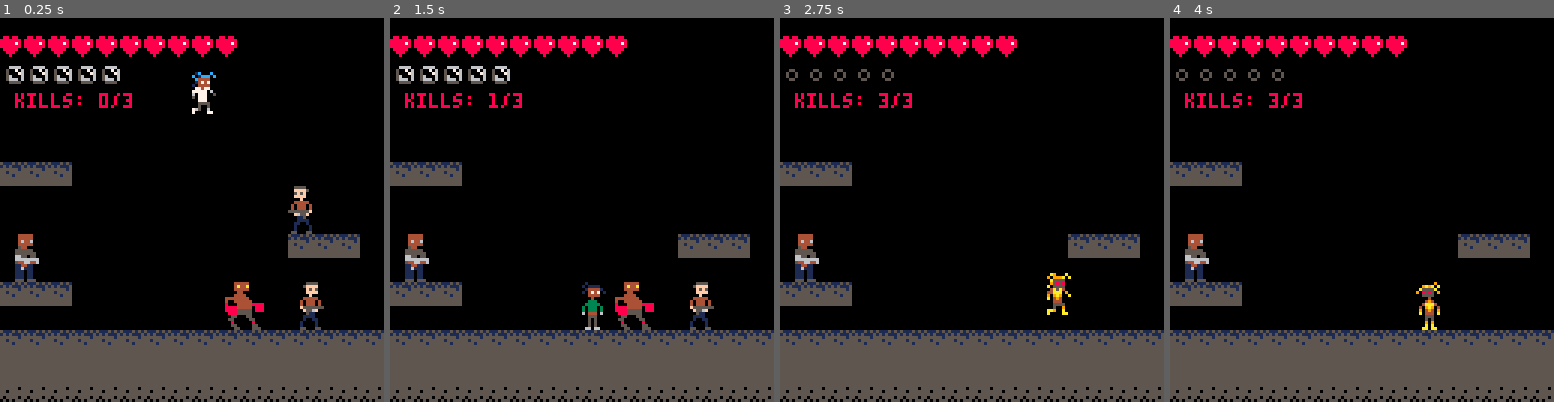
Above: before the commit, frames 1-4 (left to right).
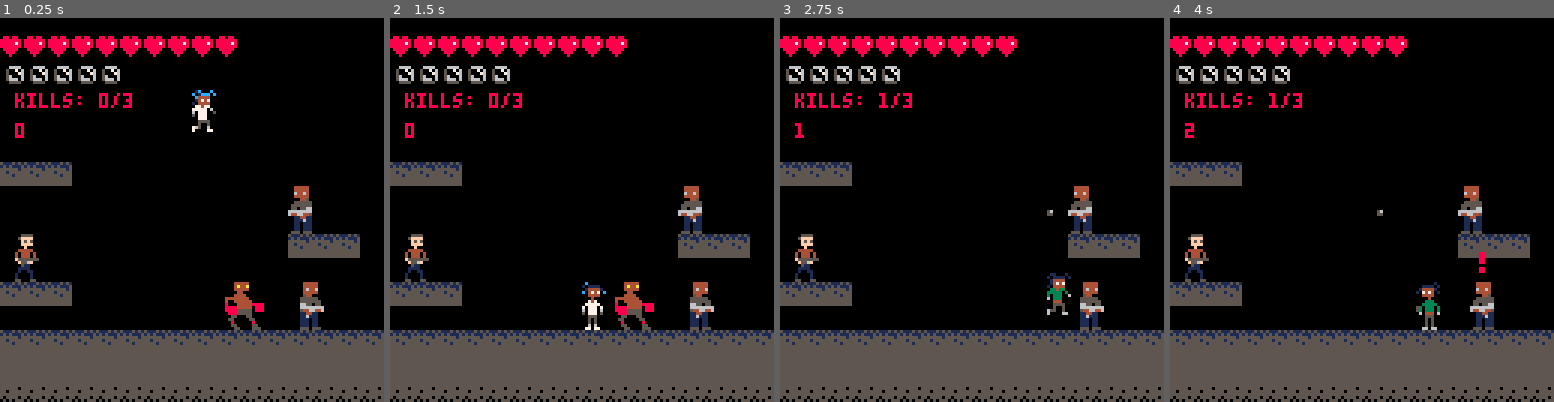
Above: after the commit, the same moments.

Repository: xMunchy/Mirror_Image
Game: PICO-8 cartridge prog.p8
Same seed, same stepped clock (60 frames per second), same inputs: the game is played once before the commit and once after it.
Inputs:
- Up to frame 1 (0.25 s): no input
- Up to frame 2 (1.5 s): tap O (Z key) at 0.7 s
- Up to frame 3 (2.75 s): hold Right 1.6-2.1 s; tap O (Z key) at 1.7, 2.1, 2.5 s; hold Up 2.15-2.42 s; hold Right from 2.47 s (still down)
- Up to frame 4 (4 s): tap O (Z key) at 2.9, 3.3, 3.7 s; release Right at 3.03 s; hold Left 3.08-3.58 s; hold Down 3.63-3.97 s

The runs differ from the first frame. In frame 1, 2.0% of the frame differs, in the area x 3-85%, y 14-82%; in frame 2, 1.8%; in frame 3, 2.7%; in frame 4, 2.8%, in the area x 1-85%, y 12-82%.

Commit message:
Add enemy shooting without collision

Diff:
--- a/prog.p8
+++ b/prog.p8
@@ -3,67 +3,66 @@
 __lua__
 --init
 function _init()
- -- game variables --
- prev_t = time()
- pot_kills = 0 --total potential kills
- level = 0
- kill_limit = 3 --per level
-
- -- player static variables --
- player = {}
- player.max_hp = 10
- morality = {1,2,3}
- --sprites = {idle,walk1,walk2,crouch_idle,crouch_move,jump,attack}
- neutral_sprites = {1,3,4,2,18,5,6}
- evil_sprites = {32,34,35,33,49,36,37}
- good_sprites = {38,40,41,39,55,42,43}
- sprites = {neutral_sprites,evil_sprites,good_sprites}
- --size by 8x8 chunks
- --size = {idle,walk1,walk2,crouch_idle,crouch_move,jump,attack}
- neutral_w = {1,1,1,1,1,1,1}
- neutral_h = {2,2,2,1,1,2,2}
- evil_w = {1,1,1,1,1,1,1}
- evil_h = {2,2,2,1,1,2,2}
- good_w = {1,1,1,1,1,1,1}
- good_h = {2,2,2,1,1,2,2}
- w = {neutral_w,evil_w,good_w}
- h = {neutral_h,evil_h,good_h}
- --size by pixels
- --size = {idle,walk1,walk2,crouch_idle,crouch_move,jump,attack}
- neutral_pw = {8,8,8,8,8,8,8}
- neutral_ph = {16,16,16,8,8,16,16}
- evil_pw = {8,8,8,8,8,8,8}
- evil_ph = {16,16,16,8,8,16,16}
- good_pw = {8,8,8,8,8,8,8}
- good_ph = {16,16,16,8,8,16,16}
- pw = {neutral_pw,evil_pw,good_pw}
- ph = {neutral_ph,evil_ph,good_ph}
- --speed = {walking, crouching, jumping}
- neutral_speed = {32,16,32}
- evil_speed = {32,16,32}
- good_speed = {32,16,32}
- speed = {neutral_speed,evil_speed,good_speed}
- --attribute sprites
- --health_sp = {full,empty}
- health_sp = {44,60}
- --blast_sp = {full,empty}
- blast_sp = {45,61}
+  -- game variables --
+  prev_t = time()
+  pot_kills = 0 --total potential kills
+  level = 0
+  kill_limit = 3 --per level
+
+  -- player static variables --
+  player = {}
+  player.max_hp = 10
+  morality = {1,2,3}
+  --sprites = {idle,walk1,walk2,crouch_idle,crouch_move,jump,attack}
+  neutral_sprites = {1,3,4,2,18,5,6}
+  evil_sprites = {32,34,35,33,49,36,37}
+  good_sprites = {38,40,41,39,55,42,43}
+  sprites = {neutral_sprites,evil_sprites,good_sprites}
+  --size by 8x8 chunks
+  --size = {idle,walk1,walk2,crouch_idle,crouch_move,jump,attack}
+  neutral_w = {1,1,1,1,1,1,1}
+  neutral_h = {2,2,2,1,1,2,2}
+  evil_w = {1,1,1,1,1,1,1}
+  evil_h = {2,2,2,1,1,2,2}
+  good_w = {1,1,1,1,1,1,1}
+  good_h = {2,2,2,1,1,2,2}
+  w = {neutral_w,evil_w,good_w}
+  h = {neutral_h,evil_h,good_h}
+  --size by pixels
+  --size = {idle,walk1,walk2,crouch_idle,crouch_move,jump,attack}
+  neutral_pw = {8,8,8,8,8,8,8}
+  neutral_ph = {16,16,16,8,8,16,16}
+  evil_pw = {8,8,8,8,8,8,8}
+  evil_ph = {16,16,16,8,8,16,16}
+  good_pw = {8,8,8,8,8,8,8}
+  good_ph = {16,16,16,8,8,16,16}
+  pw = {neutral_pw,evil_pw,good_pw}
+  ph = {neutral_ph,evil_ph,good_ph}
+  --speed = {walking, crouching, jumping}
+  neutral_speed = {32,16,32}
+  evil_speed = {32,16,32}
+  good_speed = {32,16,32}
+  speed = {neutral_speed,evil_speed,good_speed}
+  --attribute sprites
+  --health_sp = {full,empty}
+  health_sp = {44,60}
+  --blast_sp = {full,empty}
+  blast_sp = {45,61}
   -- player current variables --
-  player.s = 1 --sprite
-  player.s_w = 1 --sprite size
-  player.s_h = 2
-  player.w = 8 --size by pixels
-  player.h = player.max_hp
+  player.morality = morality[3]
+  player.s = sprites[player.morality][1] --sprite, idle
+  player.s_w = w[player.morality][1] --sprite size
+  player.s_h = h[player.morality][1]
+  player.w = pw[player.morality][1] --size by pixels
+  player.h = ph[player.morality][1]
   player.x = 0 --position
   player.y = 0
   player.flipped = false
-  player.speed = 32
+  player.speed = speed[1] --neutral speed
   player.is_crouching = false
-  player.hp = 10
+  player.hp = player.max_hp
   player.tot_kills = 0 --total kills
   player.is_stunned = false
-  player.is_evil = false
-  player.morality = morality[3]
   player.is_jumping = false
   player.can_triplej = false
 
@@ -81,15 +80,15 @@
 
  -- player blasts --
  blast = {}
- blast.s = 16
- blast.s_w = 1
+ blast.s = 16 --sprite
+ blast.s_w = 1 --size
  blast.s_h = 1
  blast.w = 8 --size by pixels
  blast.h = 6 --size by pixels
  blast.speed = 2 --speed of blasts
  blast.limit = 5 --max onscreen
- blast.wait = 0 --time between blasts
- blast.last = 0
+ blast.wait = 0.5 --time between blasts
+ blast.prevt = 0
 
 
  new_level(64,0,1,3)
@@ -110,12 +109,43 @@
  pot_kills += potk
  -- enemies --
  enemy = {} --kind 1 ez, 2 med, 3 hard
- enemy.s = {7,8,9}
+ enemy.s = {8,7,9}
  enemy.s_w = {1,1,2} --sprite size
  enemy.s_h = {2,2,2}
  enemy.w = {7,7,12} --size by pixels
  enemy.h = {16,16,16}
- spawn(lvl)
+ enemy.speed = {32,32,60}
+ enemy.range = {40,60,60}
+ enemy.surprised = 46
+ enemy.reload = 2 --time between shots
+ enemy.shoot_speed = 16
+ enemy.bullet = {}
+ enemy.bullet.s = 15 --sprite
+ enemy.bullet.s_h = 1 --size
+ enemy.bullet.s_w = 1
+ enemy.bullet.h = 2 --size by pixels
+ enemy.bullet.w = 2
+ --[[ enemy attributes
+ enemy[k].x
+ enemy[k].y
+ enemy[k].kind, 1 = easy, 2 = medium, 3 = hard
+ enemy[k].s, sprite
+ enemy[k].s_w, size
+ enemy[k].s_h
+ enemy[k].w, size by pixels
+ enemy[k].h
+ enemy[k].flipped, bool
+ enemy[k].is_dead, bool
+ enemy[k].speed
+ enemy[k].sees_you, bool, sees player
+ enemy[k].range, vision range
+ enemy[k].prev_shot, for reload time
+ enemy.bullet[i].x
+ enemy.bullet[i].y
+ enemy.bullet[i].direction
+ enemy.bullet[i].prevt, for moving bullet
+ ]]
+ spawn(lvl) --spawn enemies
 end
 
 function spawn(lvl)
@@ -239,7 +269,7 @@
    -time between blasts
 ]]
 function get_valid_blast()
- local dt = time() - blast.last
+ local dt = time() - blast.prevt
  if dt < blast.wait then
   return 0
  end
@@ -261,7 +291,7 @@
 function shoot()
  local k = get_valid_blast()
  if k != 0 then
-  blast.last = time() --time at latest shot
+  blast.prevt = time() --time at latest shot
   blast[k] = {}
   --find y of blast
   if player.is_crouching then
@@ -350,18 +380,22 @@
 x and y: position
 ]]
 function make_enemy(kind,x,y,flipped)
- local k = #enemy+1
- enemy[k] = {}
- enemy[k].x = x
- enemy[k].y = y
- enemy[k].kind = kind --1 ez, 2 med, 3 hard
- enemy[k].s = enemy.s[kind] --sprite
- enemy[k].s_w = enemy.s_w[kind] --size
- enemy[k].s_h = enemy.s_h[kind]
- enemy[k].w = enemy.w[kind]
- enemy[k].h = enemy.h[kind]
- enemy[k].flipped = flipped
- enemy[k].is_dead = false
+  local k = #enemy+1
+  enemy[k] = {}
+  enemy[k].x = x
+  enemy[k].y = y
+  enemy[k].kind = kind --1 ez, 2 med, 3 hard
+  enemy[k].s = enemy.s[kind] --sprite
+  enemy[k].s_w = enemy.s_w[kind] --size
+  enemy[k].s_h = enemy.s_h[kind]
+  enemy[k].w = enemy.w[kind]
+  enemy[k].h = enemy.h[kind]
+  enemy[k].flipped = flipped
+  enemy[k].is_dead = false
+  enemy[k].speed = enemy.speed[kind]
+  enemy[k].sees_you = false
+  enemy[k].range = enemy.range[kind]
+  enemy[k].prev_shot = 0
 end
 
 --[[
@@ -378,23 +412,98 @@
 enemy notices where player is
 ]]
 function enemy_notice(x1,x2,k)
- pmid = (x1+x2)/2
- emid = (2*enemy[k].x+enemy[k].w)/2
- if pmid <= emid then
-  enemy[k].flipped = false
- else
-  enemy[k].flipped = true
- end
+  enemy[k].sees_you = true
+  spr(enemy.surprised,enemy[k].x,enemy[k].y-10) --! exclamation mark
+  --if touched, face player
+  pmid = (x1+x2)/2
+  emid = (2*enemy[k].x+enemy[k].w)/2
+  if pmid <= emid then
+    enemy[k].flipped = false
+  else
+    enemy[k].flipped = true
+  end
+  --shoot at player
+  enemy_shoot(k)
+end
+
+function enemy_shoot(k)
+  local dt = time() - enemy[k].prev_shot
+  if dt < enemy.reload then return 0 end
+  enemy[k].prev_shot = time()
+  --find valid bullet
+  local valid = 0
+  for i=1,#enemy.bullet do
+    if enemy.bullet[i].y < 0 then
+      valid = i
+      break
+    end
+  end
+  if valid==0 then
+    valid = #enemy.bullet+1
+  end
+  --start shot
+  enemy.bullet[valid] = {}
+  enemy.bullet[valid].y = enemy[k].y+enemy[k].h/2
+  enemy.bullet[valid].prevt = time()
+  if enemy[k].flipped then
+    enemy.bullet[valid].x = enemy[k].x+enemy[k].w
+    enemy.bullet[valid].direction = 1
+  else
+    enemy.bullet[valid].x = enemy[k].x
+    enemy.bullet[valid].direction = -1
+  end
+end
+
+function enemy_move_bullet()
+  for i=1,#enemy.bullet do
+    if not (enemy.bullet[i].y < 0) then
+      local dt = time() - enemy.bullet[i].prevt
+      enemy.bullet[i].prevt = time()
+      enemy.bullet[i].x += enemy.bullet[i].direction*enemy.shoot_speed*dt
+      if enemy.bullet[i].x > 130 or enemy.bullet[i].x < -4 then
+        enemy.bullet[i].y = -100
+      end
+    end
+  end
+end
+
+function display_enemy_bullet()
+  for i=1,#enemy.bullet do
+    spr(enemy.bullet.s,enemy.bullet[i].x,enemy.bullet[i].y,enemy.bullet.s_h,enemy.bullet.s_w)
+  end
 end
 
 function display_enemies()
- for i=1,#enemy do
-  if not enemy[i].is_dead then
-   spr(enemy[i].s,enemy[i].x,enemy[i].y,enemy[i].s_w,enemy[i].s_h,enemy[i].flipped)
-  end
- end
-end
-
+  for i=1,#enemy do
+    if not enemy[i].is_dead then
+      spr(enemy[i].s,enemy[i].x,enemy[i].y,enemy[i].s_w,enemy[i].s_h,enemy[i].flipped)
+    end
+  end
+end
+
+function enemy_check_range()
+  local x1 = player.x
+  local x2 = player.x+player.w-1
+  local y1 = player.y
+  local y2 = player.y+player.h-1
+  for i=1,#enemy do
+    if not enemy[i].is_dead then
+      local y3 = enemy[i].y
+      local y4 = y3+enemy[i].h-1
+      --determine x values of vision box
+      local box1 = enemy[i].x-enemy[i].range
+      local box2 = enemy[i].x+enemy[i].w/2
+      if enemy[i].flipped then
+        box1 = enemy[i].x+0.5*enemy[i].w
+        box2 = box1+enemy[i].range
+      end
+      --rect(box1,y3,box2,y4,5)
+      if is_inside(x1,x2,y1,y2,box1,box2,y3,y4) then
+        enemy_notice(x1,x2,i)
+      end
+    end
+  end
+end
 -->8
 --collision and physics
 
@@ -493,24 +602,36 @@
   end
   --detect collision
   if not enemy[j].is_dead and
-     (
-     x1>=x3 and
-     x1<=x4
-     or
-     x2>=x3 and
-     x2<=x4
-     ) and
-     (
-     y1>=y3 and
-     y1<=y4
-     or
-     y2>=y3 and
-     y2<=y4
-     )
+     is_inside(x1,x2,y1,y2,x3,x4,y3,y4)
      then
    kill(i,j)
   end
  end
+end
+
+--[[
+if object 1 with x1,x2,y1,y2 is inside object 2 with x3,x4,y3,y4
+]]
+function is_inside(x1,x2,y1,y2,x3,x4,y3,y4)
+  if
+       (
+       x1>=x3 and
+       x1<=x4
+       or
+       x2>=x3 and
+       x2<=x4
+       ) and
+       (
+       y1>=y3 and
+       y1<=y4
+       or
+       y2>=y3 and
+       y2<=y4
+       ) then
+    return true
+  else
+    return false
+  end
 end
 
 --[[
@@ -535,21 +656,7 @@
   end
   --collision detection
   if not enemy[j].is_dead and
-     (
-     x1>=x3 and
-     x1<=x4
-     or
-     x2>=x3 and
-     x2<=x4
-     )
-     and
-     (
-     y1>=y3 and
-     y1<=y4
-     or
-     y2>=y3 and
-     y2<=y4
-     ) then
+     is_inside(x1,x2,y1,y2,x3,x4,y3,y4) then
    enemy_notice(x1,x2,j)
   end
  end
@@ -639,28 +746,32 @@
  if(player.is_stunned) stop_stun()
  fall()
  move_blasts()
+ enemy_move_bullet()
  touch_enemy()
 end
 
 function _draw()
- cls()
- map(0,0,0,0)
- display_enemies()
- display_blasts()
- display_hp()
- display_blimit()
- spr(player.s,player.x,player.y,player.s_w,player.s_h,player.flipped)
- print("kills: "..player.tot_kills.."/3",5,25,8)
+  cls()
+  map(0,0,0,0)
+  display_enemies()
+  enemy_check_range()
+  display_blasts()
+  display_hp()
+  display_blimit()
+  display_enemy_bullet()
+  spr(player.s,player.x,player.y,player.s_w,player.s_h,player.flipped)
+  print("kills: "..player.tot_kills.."/3",5,25,8)
+  print(#enemy.bullet,5,35,8)
 end
 __gfx__
-00000000010000000101111001000000010000000110001001000000005555000044444000000444440000000055550000444440000000444440000000000000
-0000000010111100101444411011110010111110101111011011111000ffff500044444000000a44a400000000ffff5000444440000000484440000000000000
+00000000010000000101111001000000010000000110001001000000005555000044444000000444440000000055550000444440000000444440000056000000
+0000000010111100101444411011110010111110101111011011111000ffff500044444000000a44a400000000ffff5000444440000000484440000055000000
 00700700014444100104747001444410014444010144440001444401005f5f00006446400000044444000000008f8f0000844840000000444440000000000000
 0007700010474701000444401047470110474700014747001047470000ffff0000444440000000044000000000ffff0000444440000000004400000000000000
 000770000044440000033330004444000044440010444400004444000000f0000000445000000044440000000000f00000004455000000004444400000000000
 00700700000400000003630000040000000400000334330000040000004444400055555500000444444440000044444000555555000000044440040000000000
-00000000003330000000555000333300033330003333303003333337040444040555555500004444440040000404440405555555888884444440400000056000
-00000000033333000065006003333030303333003033300630333000040444040550556688884444400080005555555f05505556888880844444000000055000
+00000000003330000000555000333300033330003333303003333337040444040555555500004444440040000404440405555555888884444440400000000000
+00000000033333000065006003333030303333003033300630333000040444040550556688884444400080005555555f05505556888880844444000000000000
 070550003033303001011110303330030363306060333000033630005555555f66666666888044444888800000f655f066666666888800844444000000000000
 0005705030333030101444410363300600333000004440000033300000f655f06446644588805555588880000004450064466644888800855555000000000000
 0560507560444060010474700044400000444000005555000044400000011500001144110000555558880000000111000011144100000005555500000ddd0000
@@ -669,13 +780,13 @@
 000507000050500000603300655050000050600060000660005005000010000100110111000800000080000001000001001101110000008000000800007d0000
 00000000005050000000555060005000050060000000000065000500001000010011011100550000055000000100000100110111000055000000055000700000
 00000000066066000006506000006600066000000000000060000660055000550555055505550000550000005500005505550555000555000000555000000000
-090000000a0999a00a000000090000000a9000a00a0000000c0000000c0cc1c00c0000000100000001c000c00c00000000000000000000000000000000000000
-a0a9a9009095555a9099aa00909a99a090999a0aa099aa701011110010c4444c10111c00c0111c00c01ccc0c101cccc008808800000666600000000000000000
-0a5555a00a0585800a5555a00a55550a0a555500095555070144441001047470014444100c4444c00c4444000c44440c88888880005007060000000000000000
-90585809000555509058580a905858000958580090585800c047470c00044440c047470c10474701014747001047470088888780005000760000000000000000
+090000000a0999a00a000000090000000a9000a00a0000000c0000000c0cc1c00c0000000100000001c000c00c00000000000000000000000008800000000000
+a0a9a9009095555a9099aa00909a99a090999a0aa099aa701011110010c4444c10111c00c0111c00c01ccc0c101cccc008808800000666600008800000000000
+0a5555a00a0585800a5555a00a55550a0a555500095555070144441001047470014444100c4444c00c4444000c44440c88888880005007060008800000000000
+90585809000555509058580a905858000958580090585800c047470c00044440c047470c10474701014747001047470088888780005000760008800000000000
 00555500000499400055550000555500a05555000055550000444400000777700044440000444400104444000044440088888880005600060000000000000000
-000400000009a400000400000005000004a5a4000005000000040000000757000004000000040000077477000004000008888800005666060000000000000000
-0049400000005590044a4000044a400044aaa09004499aa700747000000055500077700007777000777770600777776700888000000555500000000000000000
+000400000009a400000400000005000004a5a4000005000000040000000757000004000000040000077477000004000008888800005666060008800000000000
+0049400000005590044a4000044a400044aaa09004499aa700747000000055500077700007777000777770600777776700888000000555500008800000000000
 04aaa40000a900a090a9a90040999400909a900a90aaa00007777700007500700777770070777700607770057077700000080000000000000000000000000000
 409a90400a09a9a009aa90aa09a990a0a04940000a9aa000707770700c0cc1c00677706007577060507770000765700000000000000000000000000000000000
 9049409090955559009990000049400000444000004990006077706010c4444c6077705000777005007770000077700000000000000000000000000000000000
